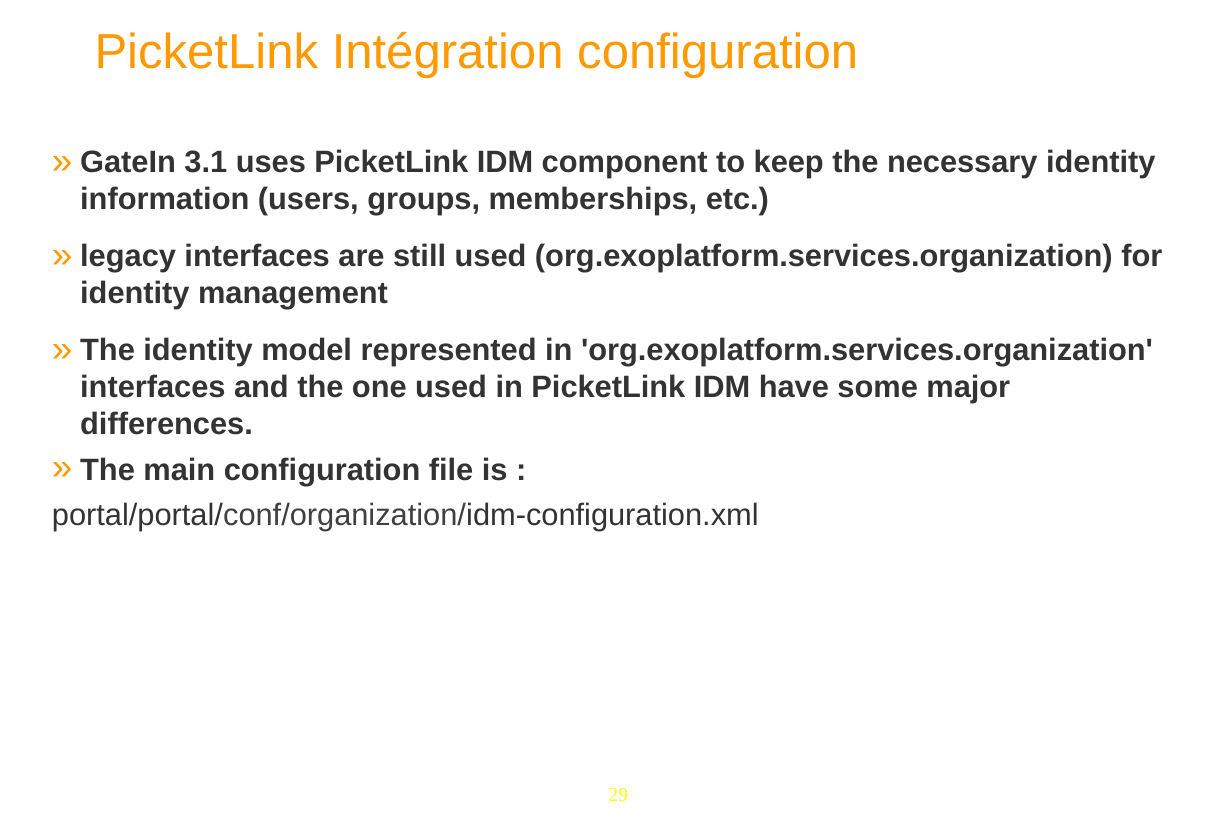
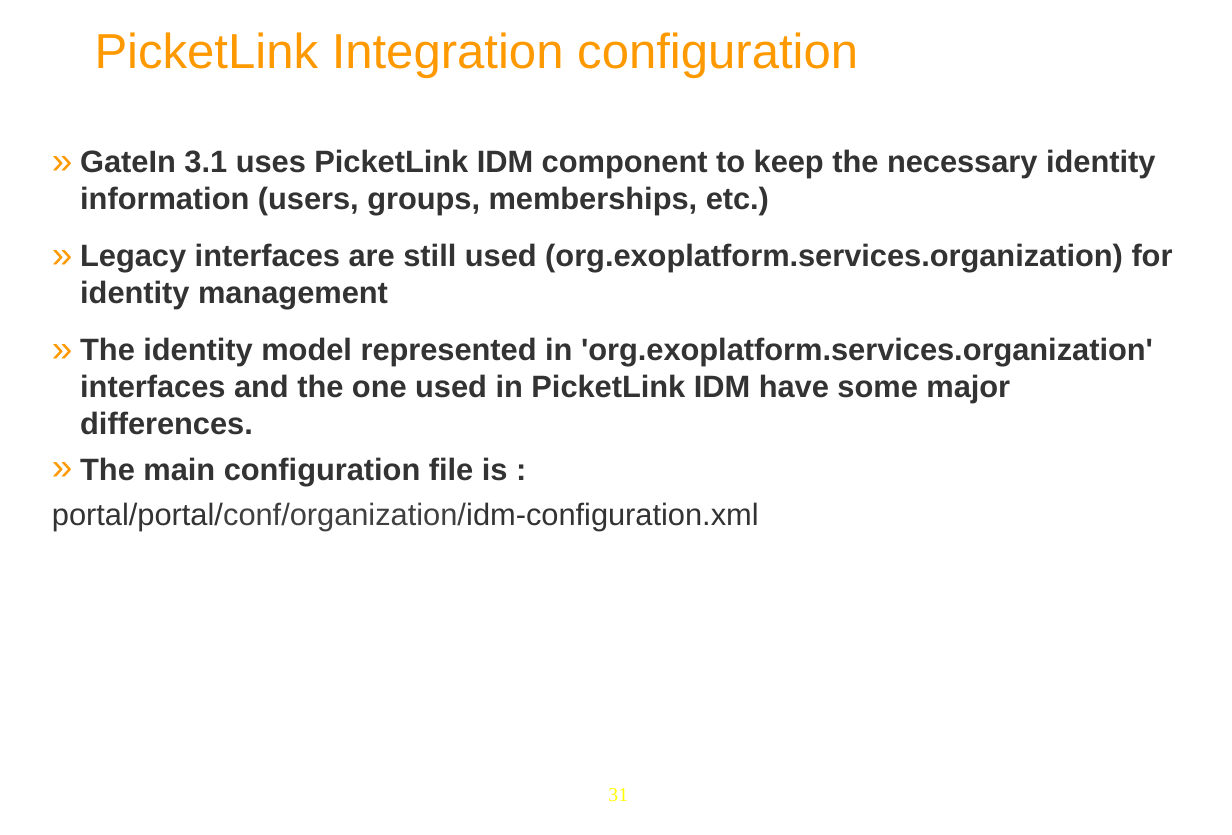
Before and after one commit to anhvurz90/training, a slide deck: slide 31 of exo-sysAdmin/970-LdapConfig-XSys.pptx (slide 29 before the commit). Drawn at 1232x835 pixels with LibreOffice and Linux fonts; fonts in the diff are those of the drawing; background and template pictures are left out. Boxes give left, top, right and bottom in pixels: in the first picture for what was removed or moved away, otherwise in the second. Text is boxed around its words. In the diff, an @@ line names an element or a change of style, - is before the commit and + after.

```diff
--- a/exo-sysAdmin/970-LdapConfig-XSys.pptx
+++ b/exo-sysAdmin/970-LdapConfig-XSys.pptx
@@ title at (95,32,858,78): text changed @@
-  PicketLink Intégration configuration
+  PicketLink Integration configuration
@@ text at (80,243,1173,309): text changed @@
-» legacy interfaces are still used (org.exoplatform.services.organization) for identity management
+» Legacy interfaces are still used (org.exoplatform.services.organization) for identity management
@@ page number at (608,788,628,802): text changed @@
-29
+31
```
Also in this commit, not shown: 7 other slides changed, 2 slides added.
